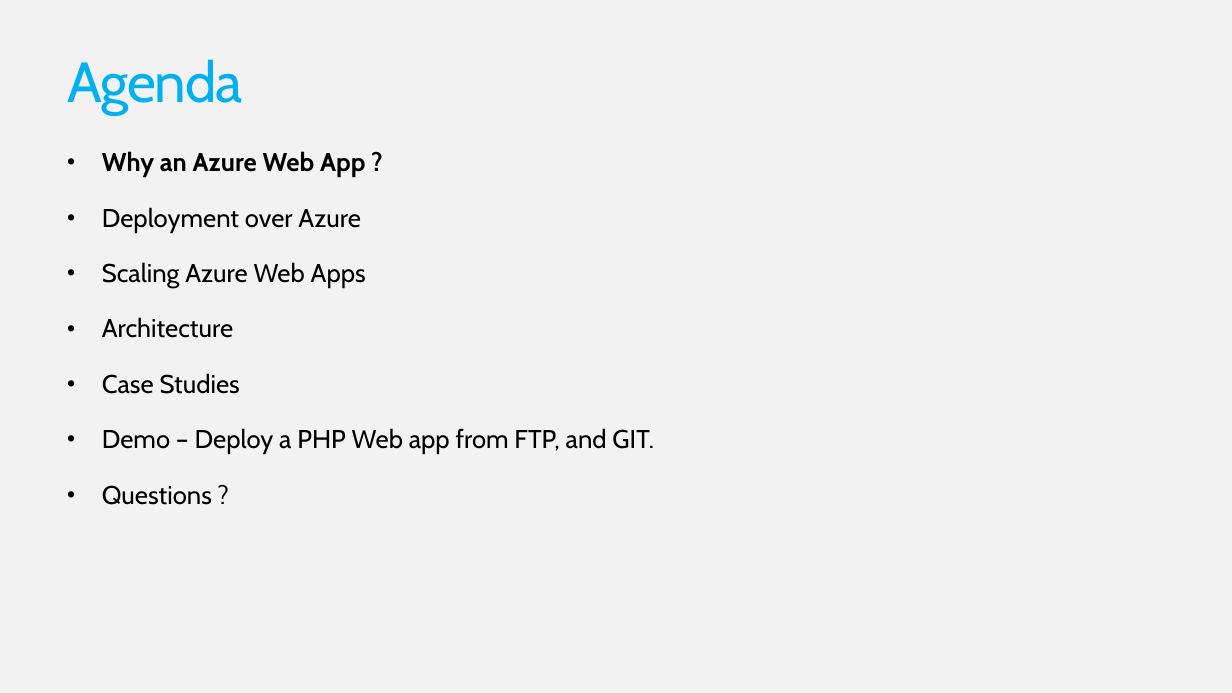
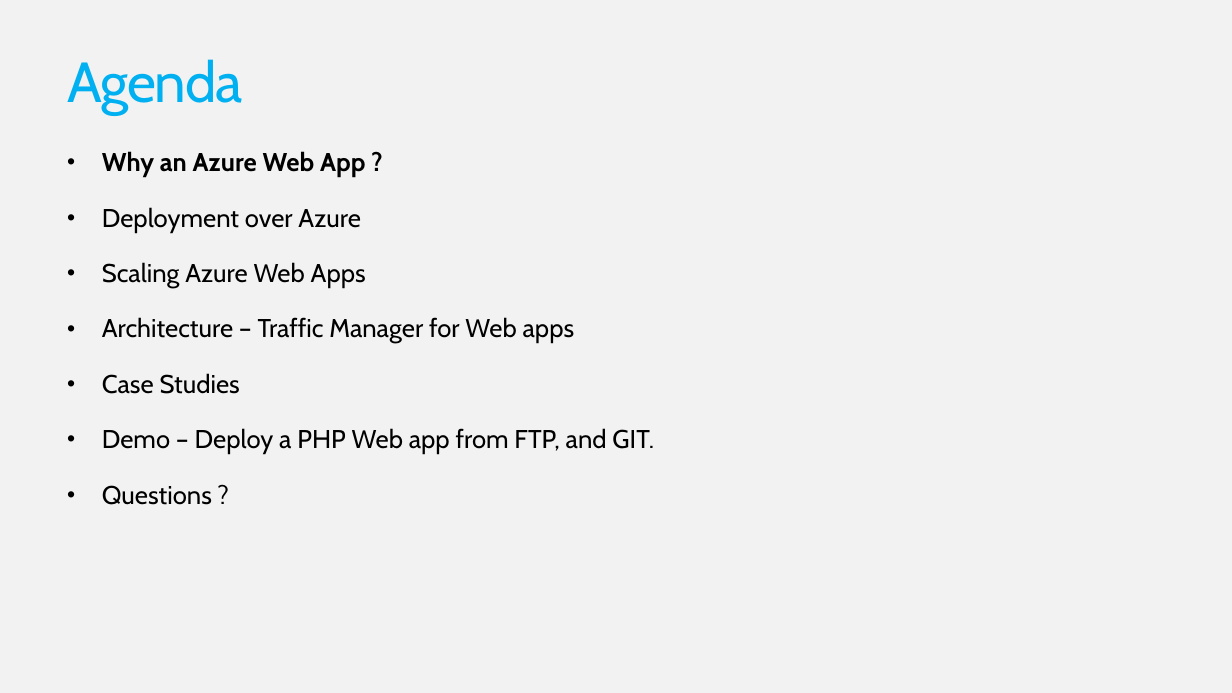
Before and after one commit to FutureUnleashed/OSS, a slide deck: slide 3 of PHP/Future Unleashed_PHPWebApp.pptx. Drawn at 1232x693 pixels with LibreOffice and Linux fonts; fonts in the diff are those of the drawing; background and template pictures are left out. Boxes give left, top, right and bottom in pixels: in the first picture for what was removed or moved away, otherwise in the second. Text is boxed around its words. In the diff, an @@ line names an element or a change of style, - is before the commit and + after.

```diff
--- a/PHP/Future Unleashed_PHPWebApp.pptx
+++ b/PHP/Future Unleashed_PHPWebApp.pptx
@@ text at box(102, 317, 575, 343): text changed @@
-• Architecture
+• Architecture – Traffic Manager for Web apps
```
Also in this commit, not shown: 7 other slides changed, 8 slides added, 2 slides removed, 1 other file.
